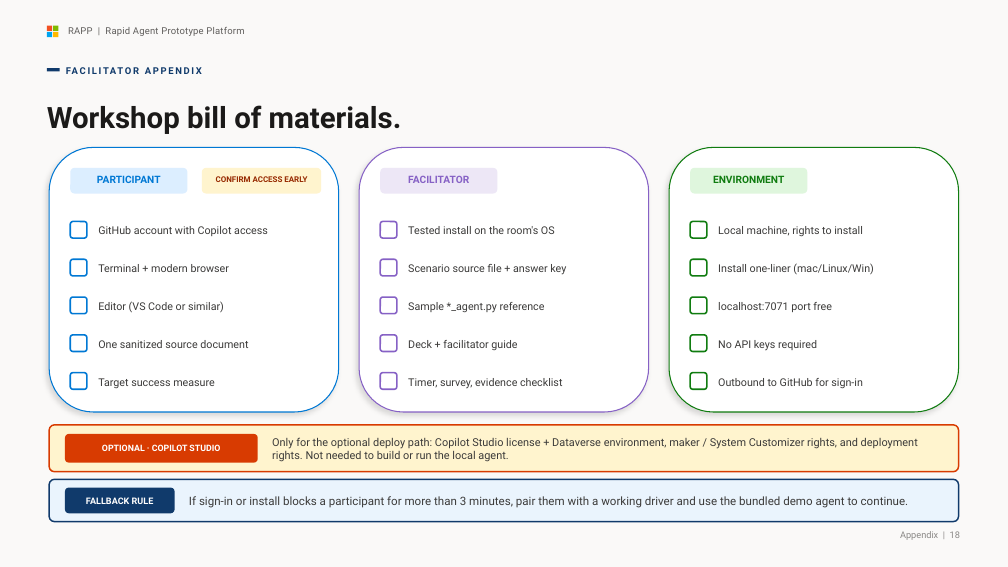
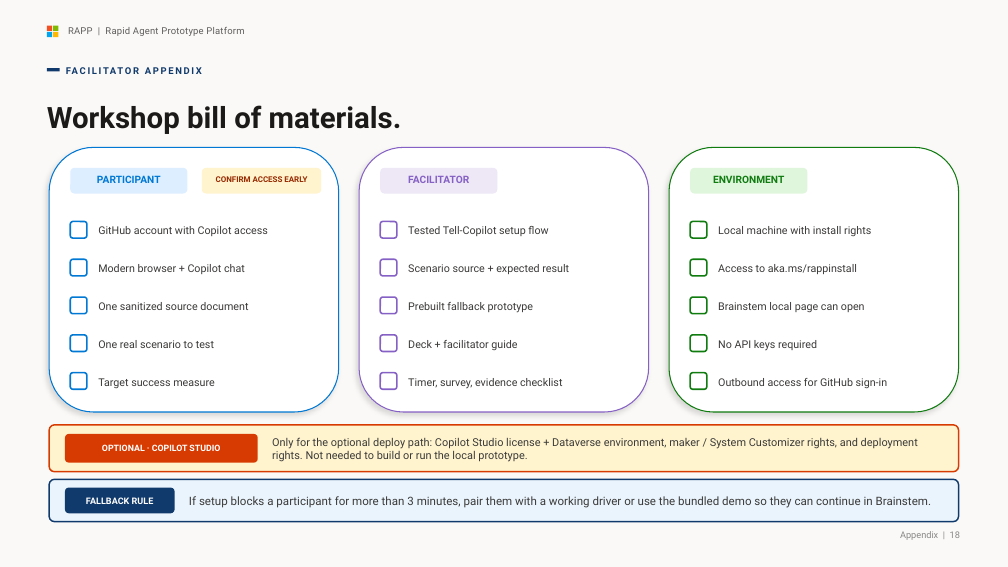
Before and after one commit to kody-w/aibast-agents-library, a slide deck: slide 18 of docs/rapp-workshop/downloads/FY27 RAPP Workshop Deck.pptx. Drawn at 1008x567 pixels with LibreOffice and Linux fonts; fonts in the diff are those of the drawing. Boxes give left, top, right and bottom in pixels: in the first picture for what was removed or moved away, otherwise in the second. Text is boxed around its words. In the diff, an @@ line names an element or a change of style, - is before the commit and + after.

```diff
--- a/docs/rapp-workshop/downloads/FY27 RAPP Workshop Deck.pptx
+++ b/docs/rapp-workshop/downloads/FY27 RAPP Workshop Deck.pptx
@@ text at bbox=[408, 226, 548, 236]: text changed @@
-Tested install on the room's OS
+Tested Tell-Copilot setup flow
@@ text at bbox=[718, 226, 871, 236]: text changed @@
-Local machine, rights to install
+Local machine with install rights
@@ text at bbox=[98, 264, 245, 274]: text changed @@
-Terminal + modern browser
+Modern browser + Copilot chat
@@ text at bbox=[408, 264, 569, 274]: text changed @@
-Scenario source file + answer key
+Scenario source + expected result
@@ text at bbox=[718, 264, 857, 274]: text changed @@
-Install one-liner (mac/Linux/Win)
+Access to aka.ms/rappinstall
@@ text "One sanitized source document": place and size @@
-text "One sanitized source document" at bbox=[98, 340, 248, 348]
+text "One sanitized source document" at bbox=[98, 302, 248, 310]
@@ text removed at bbox=[98, 301, 224, 312] @@
-Editor (VS Code or similar)
@@ text at bbox=[408, 302, 533, 313]: text changed @@
-Sample *_agent.py reference
+Prebuilt fallback prototype
@@ text at bbox=[718, 302, 865, 312]: text changed @@
-localhost:7071 port free
+Brainstem local page can open
@@ text added at bbox=[98, 340, 214, 348], 10.2 pt, text #3B3A39 @@
+One real scenario to test
@@ text at bbox=[718, 378, 888, 388]: text changed @@
-Outbound to GitHub for sign-in
+Outbound access for GitHub sign-in
@@ text at bbox=[272, 437, 918, 462]: text changed @@
-Only for the optional deploy path: Copilot Studio license + Dataverse environment, maker / System Customizer rights, and deployment rights. Not needed to build or run the local agent.
+Only for the optional deploy path: Copilot Studio license + Dataverse environment, maker / System Customizer rights, and deployment rights. Not needed to build or run the local prototype.
@@ text at bbox=[189, 496, 931, 508]: text changed @@
-If sign-in or install blocks a participant for more than 3 minutes, pair them with a working driver and use the bundled demo agent to continue.
+If setup blocks a participant for more than 3 minutes, pair them with a working driver or use the bundled demo so they can continue in Brainstem.
```
Also in this commit, not shown: 20 other slides changed, 1 slide added, 1 slide removed.
